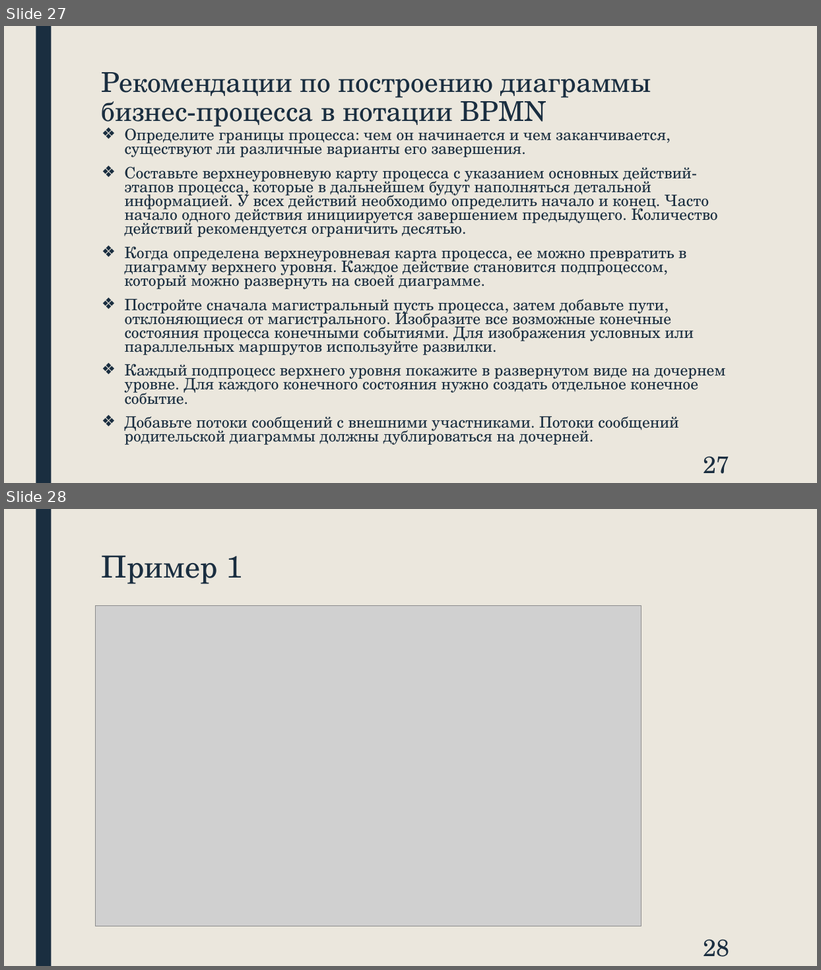
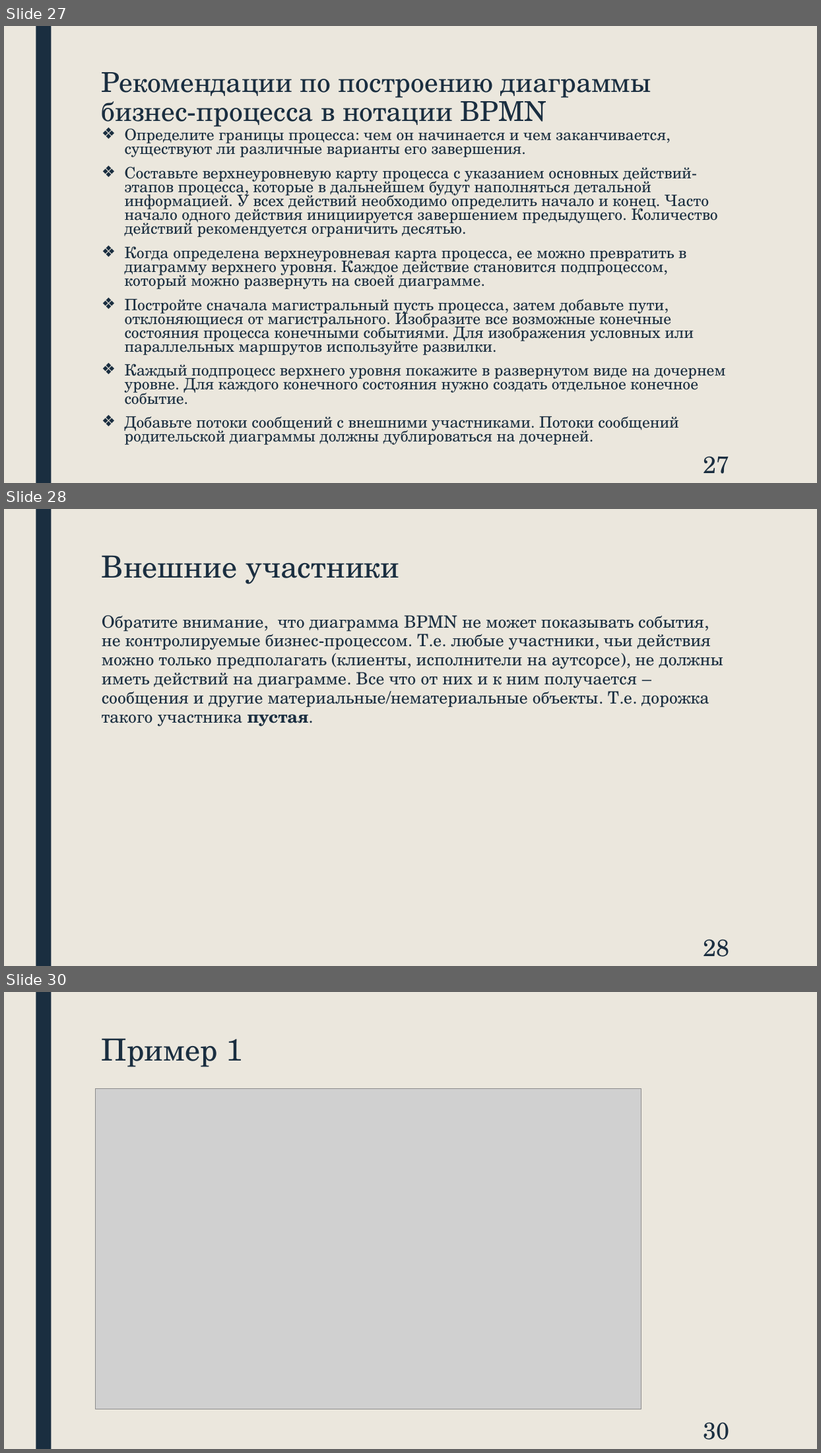
Before and after one commit to jecsonM/TRPO4course-, a slide deck: Диск/Лекции/Лекция4.pptx. Shown one above the other, each under a label of ours: slides 27 and 28 before the commit, slides 27, 28 and 30 after it; the slides between them are not shown. The pictures are 821x970 and 821x1453 pixels, drawn with LibreOffice and Linux fonts; fonts in the diff are those of the drawing; grey boxes stand for pictures. Boxes give left, top, right and bottom in pixels: in the first picture for what was removed or moved away, otherwise in the second. Text is boxed around its words. In the diff, an @@ line names an element or a change of style, - is before the commit and + after.

```diff
--- a/Диск/Лекции/Лекция4.pptx
+++ b/Диск/Лекции/Лекция4.pptx
@@ slide 28 added at bbox=[4, 509, 817, 966], background #EBE7DD; not listed: 1 template element that a slide beside it also shows @@
@@ title added at bbox=[102, 555, 399, 584], 36 pt, text #1A2E40 @@
+Внешние участники
@@ text added at bbox=[102, 615, 723, 727], 20 pt, text #1A2E40 @@
+Обратите внимание, что диаграмма BPMN не может показывать события, не контролируемые бизнес-процессом. Т.е. любые участники, чьи действия можно только предполагать (клиенты, исполнители на аутсорсе), не должны иметь действий на диаграмме. Все что от них и к ним получается – сообщения и другие материальные/нематериальные объекты. Т.е. дорожка такого участника пустая.
@@ page number added at bbox=[704, 939, 730, 957], 28 pt, text #1A2E40 @@
+28
@@ what was slide 28 is now slide 30 @@
@@ page number at bbox=[704, 1422, 730, 1440]: text changed @@
-28
+30
```
Also in this commit, not shown: 2 slides changed, 1 other slide added, 38 other files.
